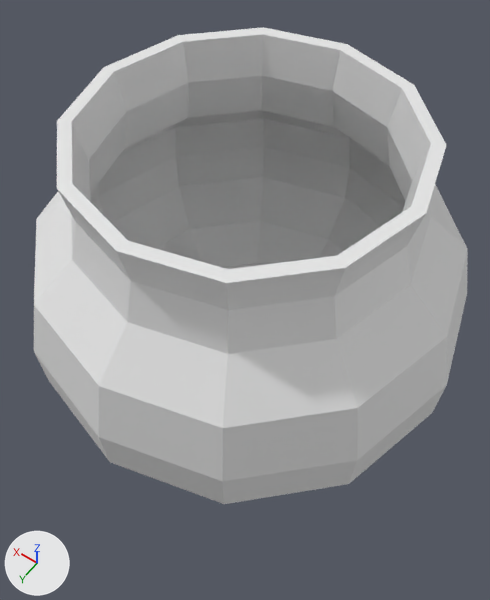
The OBJ model Assets/Models/Cauldron/cauldron.obj: old version first, new version second.
Before and after are seen from a 50 mm camera at (-9.8, 13.9, 26.0) aimed at (-0.5, 0.9, 5.6). Arrows for +X, +Y and +Z are at lower left; the lights stay in place. Where no turn or scale is listed for an object, it has been applied to the vertices. Vertices at the same position are counted once.

Names of what the first picture shows: 'cauldron'.
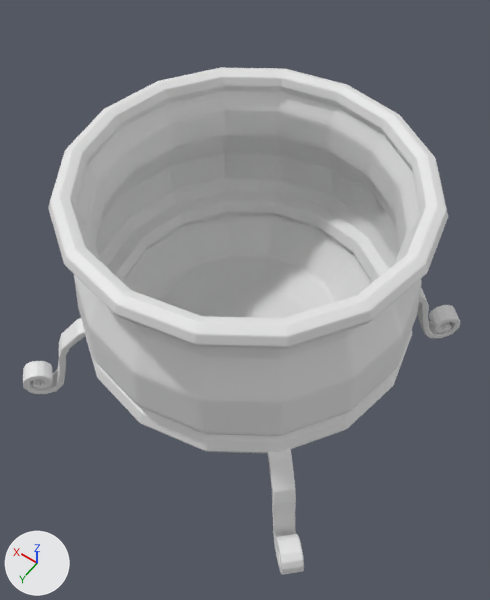
Commit message: Add cauldron test scene

Pixel boxes [x1, y1, x2, y2] of what changed, in the pictures (490 x 600 px):
'cauldron', reshaped (6% taller): before [34, 27, 468, 504]; after [23, 67, 460, 575]
part 1 of me_cauldron, added: after [48, 67, 448, 349]
part 2 of me_cauldron, added: after [83, 191, 412, 453]
part 3 of me_cauldron, rebuilt (20% narrower, 28% shorter): before [34, 27, 468, 504]; after [74, 91, 422, 436]
part 4 of me_cauldron, added: after [23, 318, 85, 394]
part 5 of me_cauldron, added: after [267, 448, 304, 575]
part 6 of me_cauldron, added: after [418, 288, 460, 338]

The edits, one by one:
me_cauldron is used by ob_cauldron; location (0.0, 0.0, 0.0).
me_cauldron had 205 vertices, 192 faces and spanned x -8.4..8.4, y -8.4..8.4, z 0.0..12.7.
me_cauldron now has 8073 vertices, 8208 faces and spans x -7.2..7.2, y -7.2..7.2, z 0.0..11.0.
me_cauldron part 1: a new loose piece, a torus around z (ring radius 6.12, tube radius 0.44) spanning x -6.57..6.57, y -6.57..6.57, z 10.07..10.95.
me_cauldron part 2: a new loose piece, a torus around z (ring radius 6.0, tube radius 0.6) spanning x -6.7..6.7, y -6.7..6.7, z 3.4..4.7.
me_cauldron part 3: the loose piece of 204 vertices spanning x -8.4..8.4, y -8.4..8.4, z 0.0..12.7 is rebuilt with 2340 vertices and now spans x -6.6..6.6, y -6.6..6.6, z 1.6..10.5.
me_cauldron part 4: a new loose piece of 857 vertices spanning x 4.0..7.2, y 4.0..7.2, z 0.0..4.2.
me_cauldron part 5: a new loose piece of 857 vertices spanning x -7.2..-4.0, y 4.0..7.2, z 0.0..4.2.
me_cauldron part 6: a new loose piece of 857 vertices spanning x -7.2..-4.0, y -7.2..-4.0, z 0.0..4.2.
